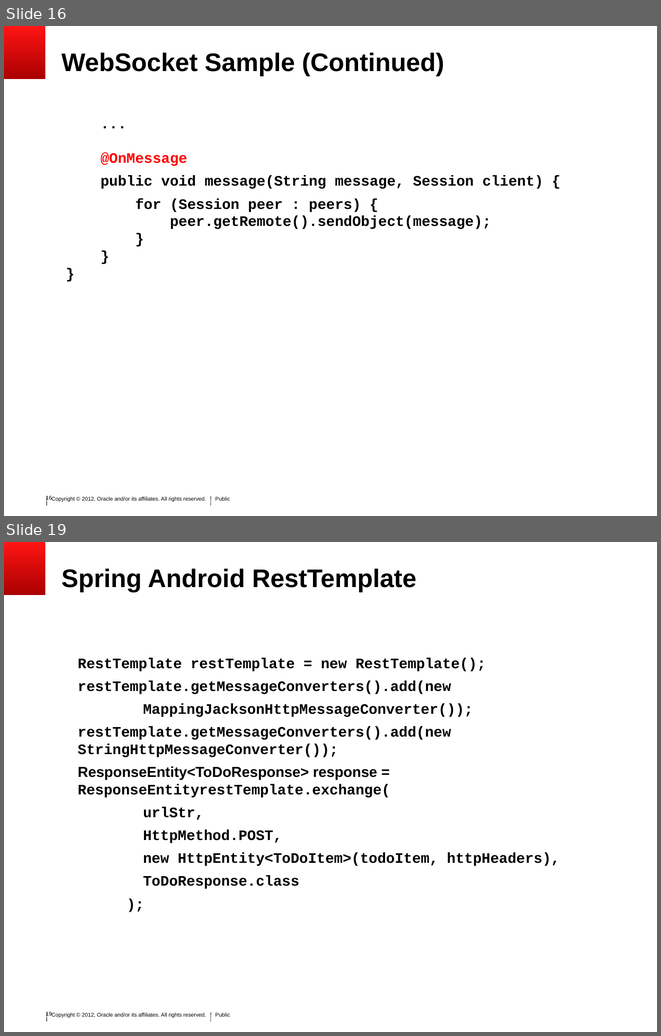
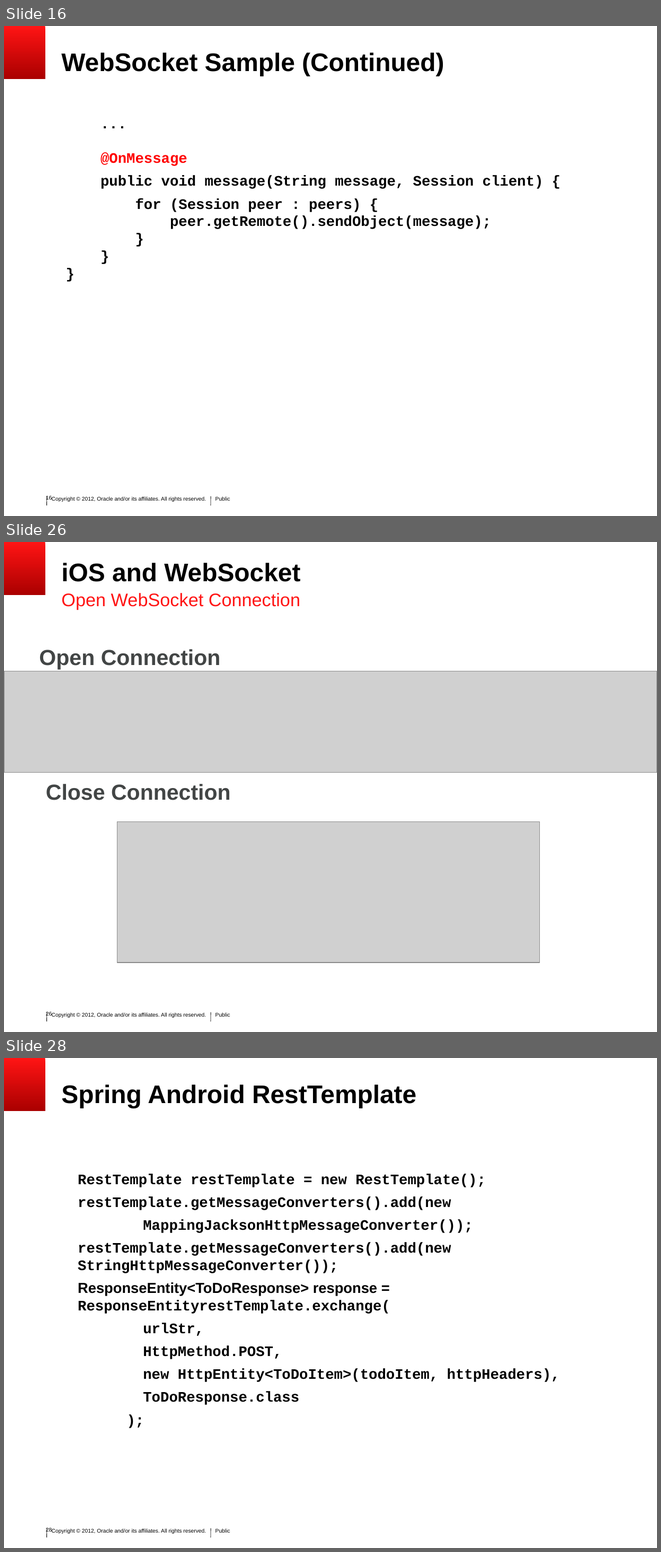
Before and after one commit to SoryBalde/javaee-mobile, a slide deck: javaee_mobile.ppt. Shown one above the other, each under a label of ours: slides 16 and 19 before the commit, slides 16, 26 and 28 after it; the slides between them are not shown. The pictures are 661x1036 and 661x1552 pixels, drawn with LibreOffice and Linux fonts; fonts in the diff are those of the drawing; grey boxes stand for pictures; background and template pictures are left out. Boxes give left, top, right and bottom in pixels: in the first picture for what was removed or moved away, otherwise in the second. Text is boxed around its words. In the diff, an @@ line names an element or a change of style, - is before the commit and + after.

```diff
--- a/javaee_mobile.ppt
+++ b/javaee_mobile.ppt
@@ slide 26 added at bbox=[4, 542, 657, 1032], background #FFFFFF; not listed: 6 template elements that a slide beside it also shows @@
@@ title added at bbox=[61, 563, 300, 582], 28 pt, text #000000, bold @@
+iOS and WebSocket
@@ text added at bbox=[61, 593, 300, 609], 20 pt, text #FF1414 @@
+Open WebSocket Connection
@@ text added at bbox=[39, 649, 221, 669], 24 pt, text #424545, bold @@
+Open Connection
@@ picture added at bbox=[4, 671, 657, 773] @@
@@ text added at bbox=[46, 784, 231, 800], 24 pt, text #424545, bold @@
+Close Connection
@@ picture added at bbox=[117, 821, 539, 962] @@
@@ what was slide 19 is now slide 28 @@
@@ page number at bbox=[46, 1528, 52, 1532]: text changed @@
-19
+28
```
Also in this commit, not shown: 11 other slides added, 2 slides removed.
